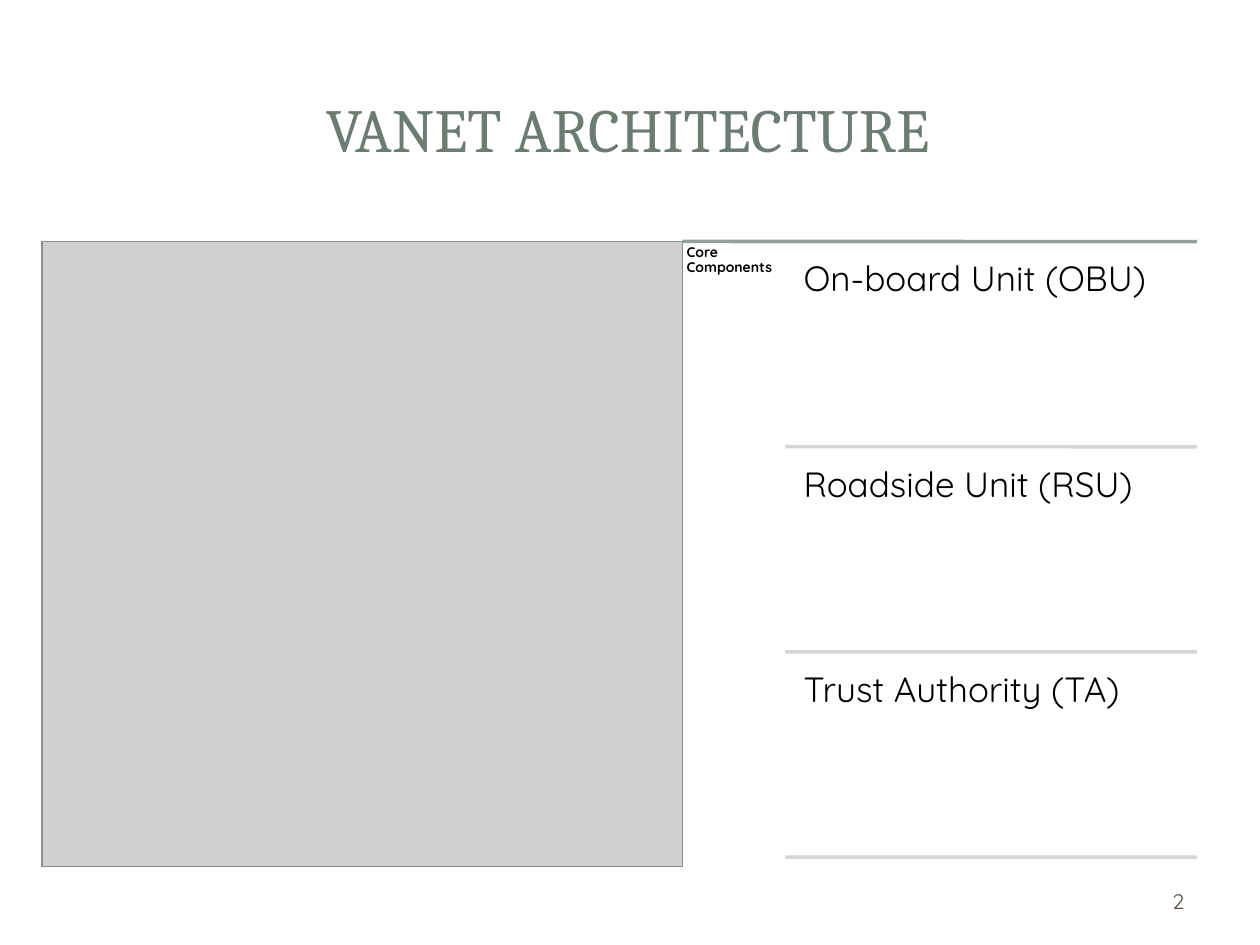
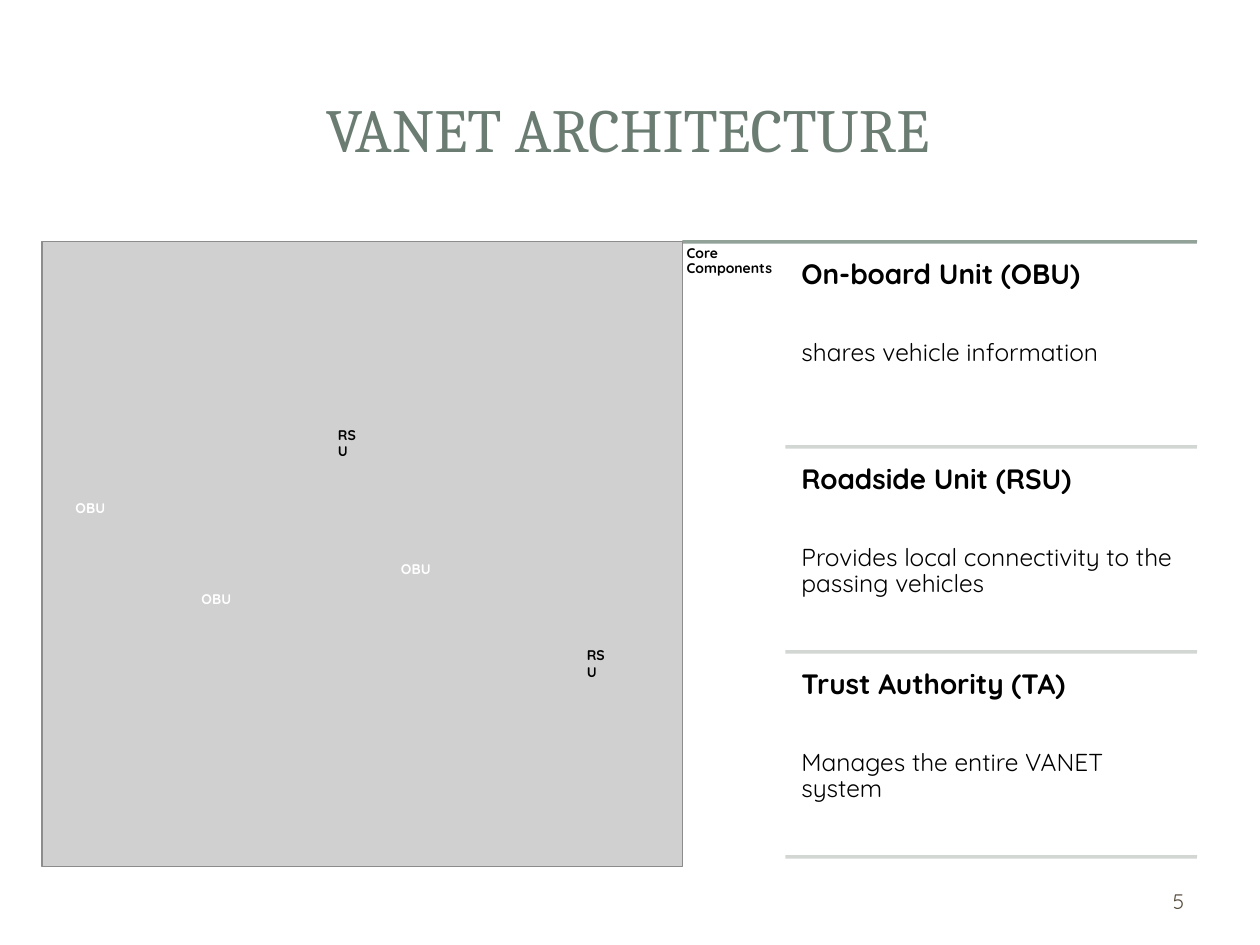
Before and after one commit to HadiJibbawi/uploads, a slide deck: slide 5 of VANET.pptx (slide 3 before the commit). Drawn at 1260x945 pixels with LibreOffice and Linux fonts; fonts in the diff are those of the drawing; grey boxes stand for pictures; background and template pictures are left out. Boxes give left, top, right and bottom in pixels: in the first picture for what was removed or moved away, otherwise in the second. Text is boxed around its words. In the diff, an @@ line names an element or a change of style, - is before the commit and + after.

```diff
--- a/VANET.pptx
+++ b/VANET.pptx
@@ text at [801,263,1080,289]: size 20 to 16 pt, bold on in "On-board Unit (OBU)"; less space between paragraphs @@
@@ text at [801,343,1098,362]: paragraph added @@
+shares vehicle information
@@ text added at [325,420,375,450], 8 pt, text #000000, bold @@
+RSU
@@ text at [801,468,1071,494]: size 20 to 16 pt, bold on in "Roadside Unit (RSU)"; less space between paragraphs @@
@@ text added at [75,503,105,513], 8 pt, text #FFFFFF, bold @@
+OBU
@@ text added at [401,564,431,574], 8 pt, text #FFFFFF, bold @@
+OBU
@@ text at [801,548,1172,597]: paragraph added @@
+Provides local connectivity to the passing vehicles
@@ text added at [201,594,231,604], 8 pt, text #FFFFFF, bold @@
+OBU
@@ text added at [575,640,625,670], 8 pt, text #000000, bold @@
+RSU
@@ text at [801,673,1065,700]: size 20 to 16 pt, bold on in "Trust Authority (TA)"; less space between paragraphs @@
@@ text at [801,753,1103,802]: paragraph added @@
+Manages the entire VANET system
@@ page number at [1173,894,1185,909]: text changed @@
-2
+5
```
Also in this commit, not shown: 3 other slides changed, 8 slides added, 2 slides removed.
